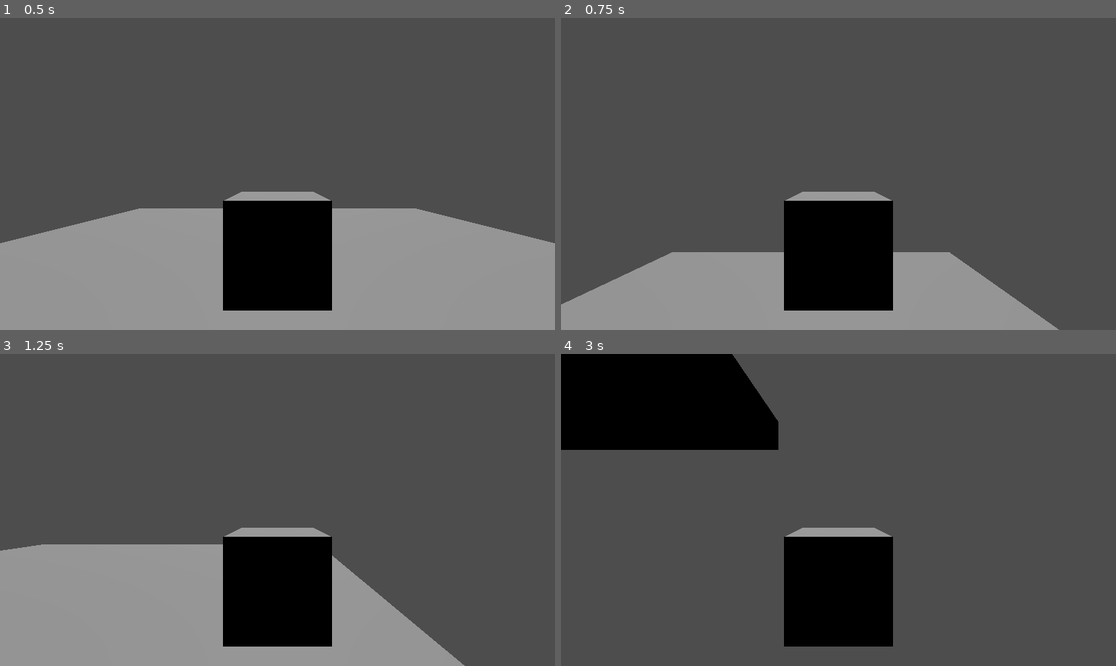
Above: before the commit, frames 1-4 (two rows, left to right).
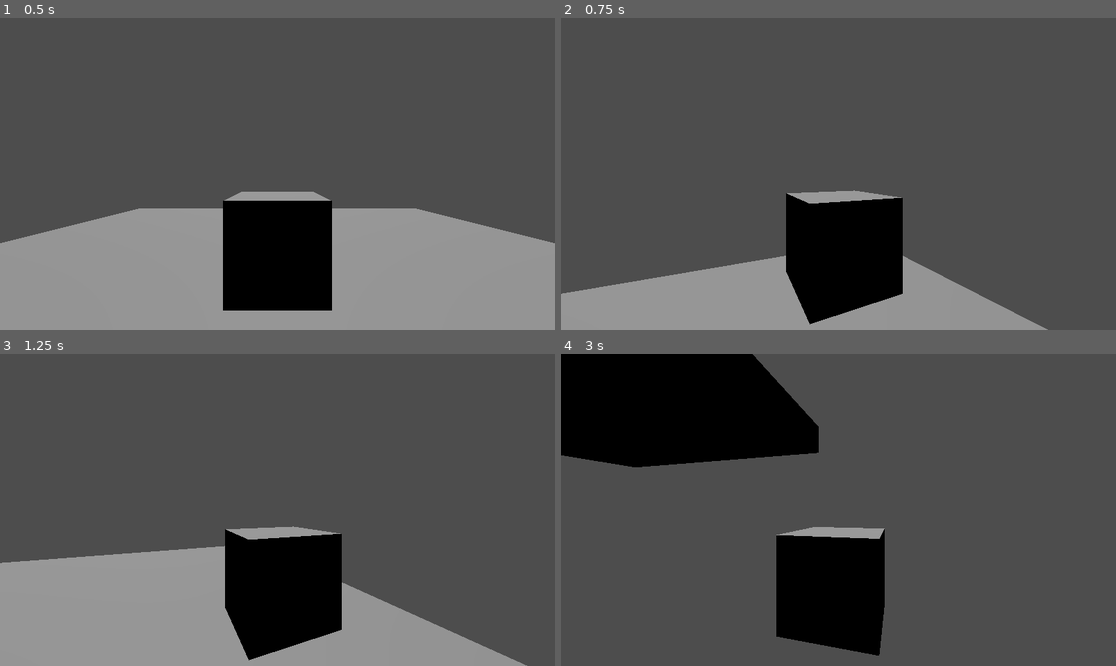
Above: after the commit, the same moments.

Repository: RavenRandomz/cube-extentialis-bossfight
Game: Godot game, scene res://testworld.tscn
Same seed, same stepped clock (60 frames per second), same inputs: the game is played once before the commit and once after it.
Inputs (mouse positions are in pixels of both pictures, inside the frame that each line leads up to):
- Up to frame 1 (0.5 s): no input
- Up to frame 2 (0.75 s): tap Enter (ui_accept) at 0.5 s; move the mouse to (960, 158) at 0.52 s; hold Right (ui_right) from 0.53 s (still down); hold Shift from 0.53 s (still down); click (960, 158) at 0.67 s
- Up to frame 3 (1.25 s): keep holding Right (ui_right); keep holding Shift; tap Enter (ui_accept) at 0.77 s
- Up to frame 4 (3 s): release Right (ui_right) at 1.25 s; release Shift at 1.25 s; drag from (727, 525) to (810, 572) at 1.27 s; tap Enter (ui_accept) at 2 s; move the mouse to (894, 441) at 2.02 s; hold Right (ui_right) 2.03-2.75 s; tap Ctrl at 2.1 s; click (894, 441) at 2.17 s; drag from (810, 572) to (672, 463) at 2.77 s

Frame 1 is identical in both runs. In frame 2, 4.3% of the frame differs, in the area x 0-90%, y 55-100%; in frame 3, 4.0%; in frame 4, 4.7%, in the area x 0-60%, y 0-97%.

Commit message:
Implement camera orbiting by giving it a hinge
A Node3D called camera orbit center is used as the parent.
The node itself is rotated and the camera follows thus simulating
an "orbiting" motion.

(It is the alternative using some linear algebra to simulate
the calculation of offset rotations.)

Diff:
--- /dev/null
+++ b/scripts/camera_orbit_center.gd
@@ -0,0 +1,26 @@
+extends Node3D
+
+@export var mouse_rotation_sensitivity:float = .1 #Degrees per pixel
+@export var camera: Camera3D
+
+
+# Called when the node enters the scene tree for the first time.
+func _ready():
+	Input.mouse_mode = Input.MOUSE_MODE_CAPTURED
+
+
+# Called every frame. 'delta' is the elapsed time since the previous frame.
+func _process(delta):
+	pass
+
+func _input(event):
+	if event is InputEventMouseMotion:
+		#Both are in degrees set to 1 degree of rotation per pixel
+		var camera_rotation = event.relative * mouse_rotation_sensitivity * deg_to_rad(1)
+
+		camera_rotation.x *= -1 #Negative because clockwise (righthand rule) is the positive direction
+
+		print(camera_rotation)
+
+		# Handle orbit motion
+		rotate_object_local(Vector3.UP, camera_rotation.x)
--- a/testworld.tscn
+++ b/testworld.tscn
@@ -1,6 +1,7 @@
-[gd_scene load_steps=4 format=3 uid="uid://c8tcdkqy05qfo"]
+[gd_scene load_steps=5 format=3 uid="uid://c8tcdkqy05qfo"]
 
 [ext_resource type="Script" path="res://scripts/player.gd" id="1_fffte"]
+[ext_resource type="Script" path="res://scripts/camera_orbit_center.gd" id="2_ym0jv"]
 
 [sub_resource type="BoxShape3D" id="BoxShape3D_mm66v"]
 
@@ -16,14 +17,17 @@
 [node name="player" type="CharacterBody3D" parent="."]
 script = ExtResource("1_fffte")
 
-[node name="camera" type="Camera3D" parent="player"]
-transform = Transform3D(1, 0, 0, 0, 1, 0, 0, 0, 1, 0, 0.746968, 2.35295)
-
 [node name="CollisionShape3D" type="CollisionShape3D" parent="player"]
 shape = SubResource("BoxShape3D_mm66v")
 
 [node name="MeshInstance3D" type="MeshInstance3D" parent="player"]
 mesh = SubResource("BoxMesh_gn7qv")
 
+[node name="orbitcenter" type="Node3D" parent="player"]
+script = ExtResource("2_ym0jv")
+
+[node name="camera" type="Camera3D" parent="player/orbitcenter"]
+transform = Transform3D(1, 0, 0, 0, 1, 0, 0, 0, 1, 0, 0.746968, 2.35295)
+
 [node name="sun" type="DirectionalLight3D" parent="."]
 transform = Transform3D(1, 0, 0, 0, -0.330037, 0.943968, 0, -0.943968, -0.330037, 0, 3.03326, 0)
